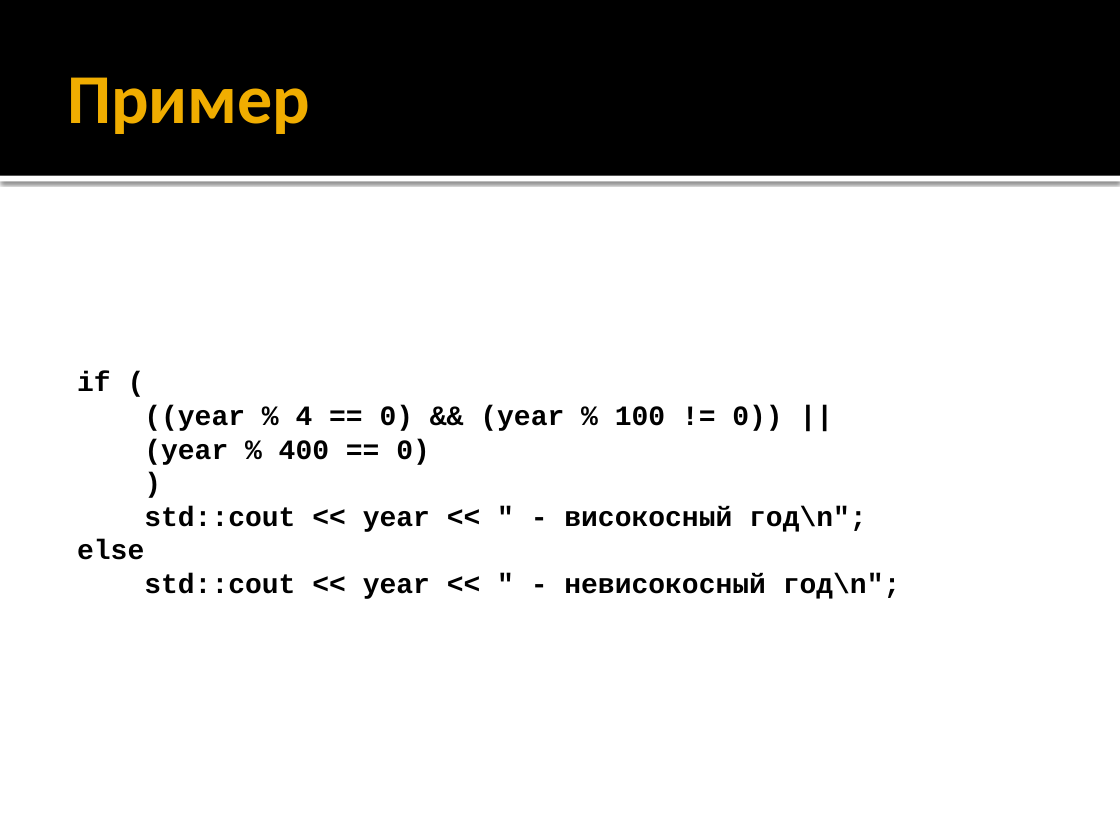
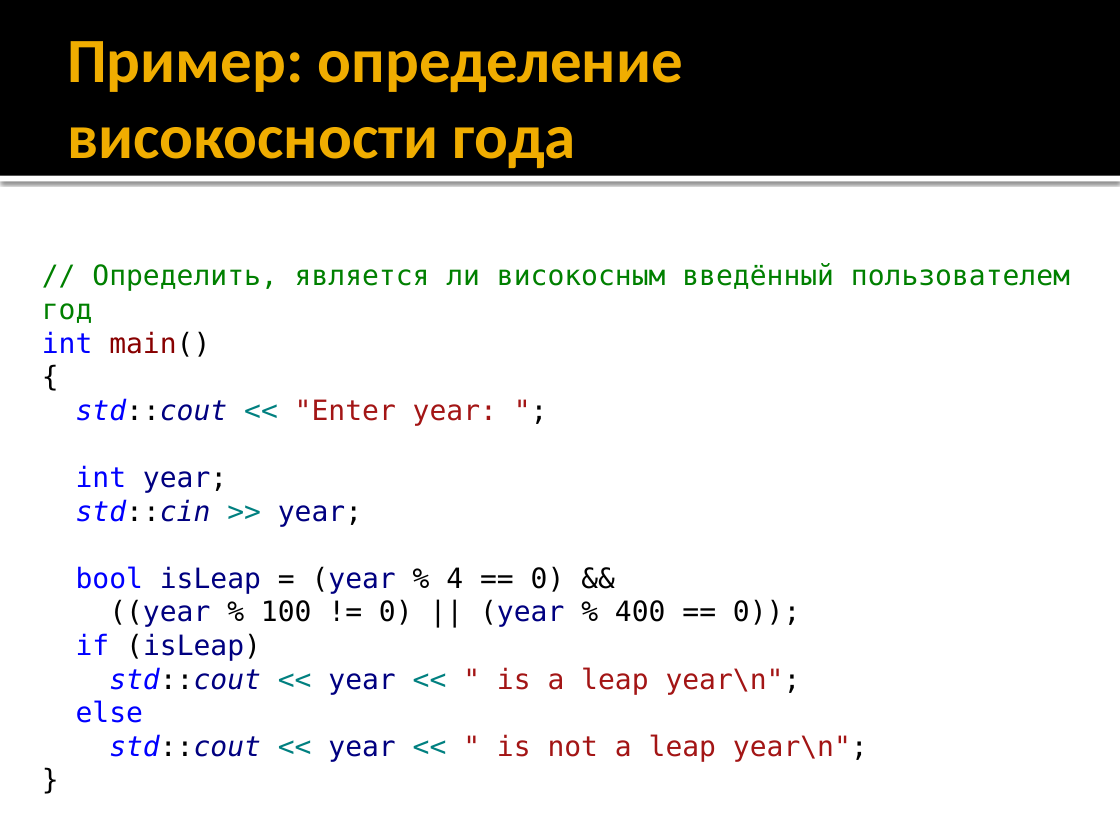
Before and after one commit to alexey-malov/oop, a slide deck: slide 45 of lectures/01/Синтаксис C++.pptx (slide 42 before the commit). Drawn at 1120x840 pixels with LibreOffice and Linux fonts; fonts in the diff are those of the drawing. Boxes give left, top, right and bottom in pixels: in the first picture for what was removed or moved away, otherwise in the second. Text is boxed around its words. In the diff, an @@ line names an element or a change of style, - is before the commit and + after.

```diff
--- a/lectures/01/Синтаксис C++.pptx
+++ b/lectures/01/Синтаксис C++.pptx
@@ title at (67,41,683,168): text changed; size 45 to 40.5 pt @@
-Пример
+Пример: определение високосности года
@@ text "// Определить, является ли високосным ...": place and size @@
-text "// Определить, является ли високосным ..." at (77,372,901,599)
+text "// Определить, является ли високосным ..." at (42,263,1070,762)
@@ text "// Определить, является ли високосным ..." at (42,263,1070,762): vertical alignment middle to top @@
@@ text at (42,263,1070,695): text changed; font Courier New to DejaVu Sans Mono; text colour #000000 to #008000; bold off @@
-if (
-((year % 4 == 0) && (year % 100 != 0)) ||
-(year % 400 == 0)
-)
-std::cout << year << " - високосный год\n";
+// Определить, является ли високосным введённый пользователем год
+int main()
+{
+std::cout << "Enter year: ";
+int year;
+std::cin >> year;
+bool isLeap = (year % 4 == 0) &&
+((year % 100 != 0) || (year % 400 == 0));
+if (isLeap)
+std::cout << year << " is a leap year\n";
@@ text at (76,700,143,723): font Courier New to DejaVu Sans Mono, text colour #000000 to #0000FF, bold off in "else" @@
@@ text at (109,734,868,762): text changed; font Courier New to DejaVu Sans Mono; text colour #000000 to #A31515; bold off @@
-std::cout << year << " - невисокосный год\n";
+std::cout << year << " is not a leap year\n";
+}
```
Also in this commit, not shown: 5 other slides changed, 3 slides added, 1 slide removed.
